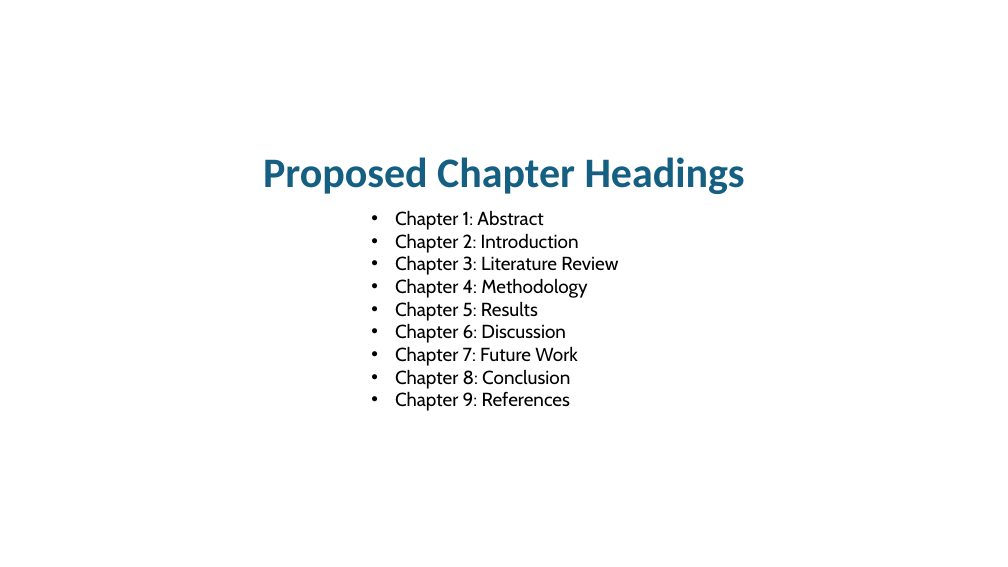
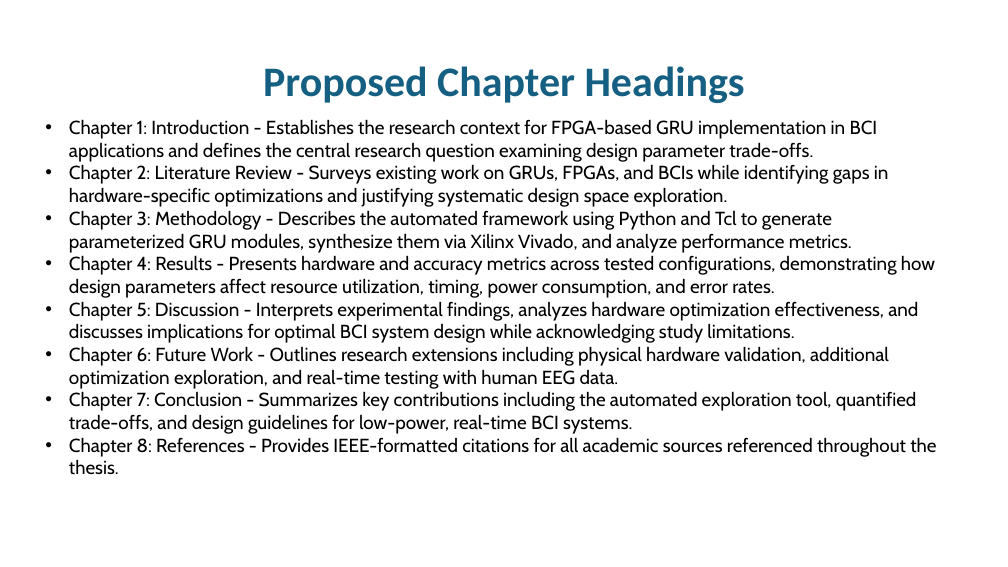
Before and after one commit to thesixtium/gru-hardware-implementation-and-optimization, a slide deck: slide 11 of Thesis Proposal Defence.pptx. Drawn at 1008x567 pixels with LibreOffice and Linux fonts; fonts in the diff are those of the drawing; background and template pictures are left out. Boxes give left, top, right and bottom in pixels: in the first picture for what was removed or moved away, otherwise in the second. Text is boxed around its words. In the diff, an @@ line names an element or a change of style, - is before the commit and + after.

```diff
--- a/Thesis Proposal Defence.pptx
+++ b/Thesis Proposal Defence.pptx
@@ title "Proposed Chapter Headings": place and size @@
-title "Proposed Chapter Headings" at bbox=[263, 157, 745, 194]
+title "Proposed Chapter Headings" at bbox=[263, 66, 745, 103]
@@ text at bbox=[69, 119, 936, 475]: text changed @@
-• Chapter 1: Abstract
-• Chapter 2: Introduction
-• Chapter 3: Literature Review
-• Chapter 4: Methodology
-• Chapter 5: Results
-• Chapter 6: Discussion
-• Chapter 7: Future Work
-• Chapter 8: Conclusion
-• Chapter 9: References
+• Chapter 1: Introduction - Establishes the research context for FPGA-based GRU implementation in BCI applications and defines the central research question examining design parameter trade-offs.
+• Chapter 2: Literature Review - Surveys existing work on GRUs, FPGAs, and BCIs while identifying gaps in hardware-specific optimizations and justifying systematic design space exploration.
+• Chapter 3: Methodology - Describes the automated framework using Python and Tcl to generate parameterized GRU modules, synthesize them via Xilinx Vivado, and analyze performance metrics.
+• Chapter 4: Results - Presents hardware and accuracy metrics across tested configurations, demonstrating how design parameters affect resource utilization, timing, power consumption, and error rates.
+• Chapter 5: Discussion - Interprets experimental findings, analyzes hardware optimization effectiveness, and discusses implications for optimal BCI system design while acknowledging study limitations.
+• Chapter 6: Future Work - Outlines research extensions including physical hardware validation, additional optimization exploration, and real-time testing with human EEG data.
+• Chapter 7: Conclusion - Summarizes key contributions including the automated exploration tool, quantified trade-offs, and design guidelines for low-power, real-time BCI systems.
+• Chapter 8: References - Provides IEEE-formatted citations for all academic sources referenced throughout the thesis.
```
Also in this commit, not shown: 4 other slides changed.
